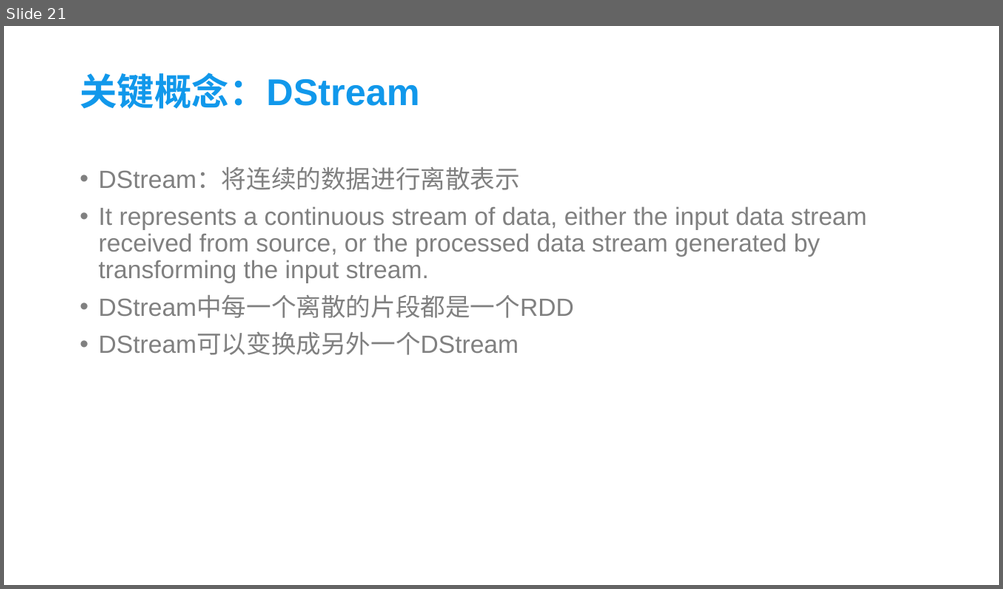
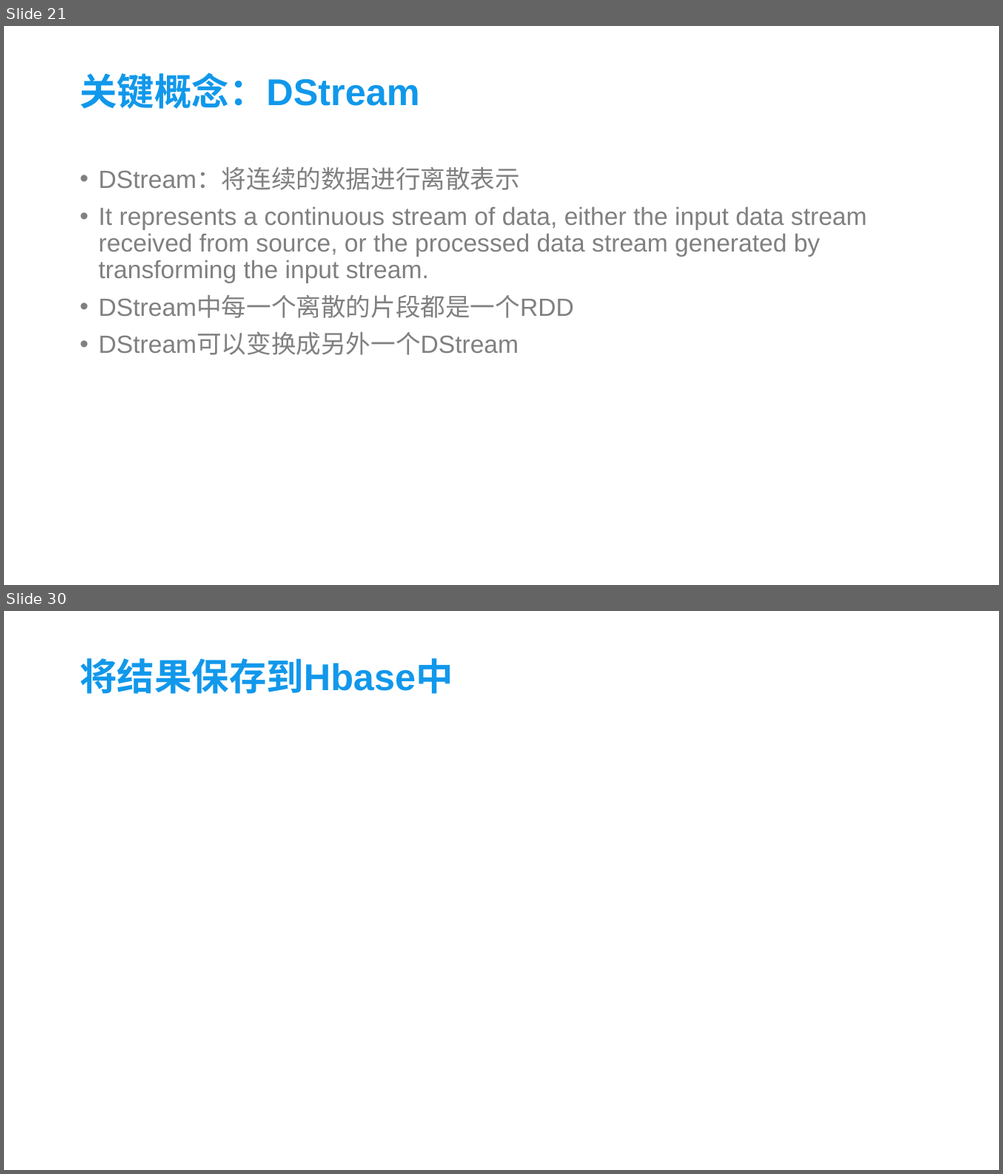
Before and after one commit to xrw560/knowledge-store, a slide deck: cusppt/spark.pptx. Shown one above the other, each under a label of ours: slide 21 before the commit, slides 21 and 30 after it; the slides between them are not shown. The pictures are 1003x589 and 1003x1174 pixels, drawn with LibreOffice and Linux fonts; fonts in the diff are those of the drawing; background and template pictures are left out. Boxes give left, top, right and bottom in pixels: in the first picture for what was removed or moved away, otherwise in the second. Text is boxed around its words. In the diff, an @@ line names an element or a change of style, - is before the commit and + after.

```diff
--- a/cusppt/spark.pptx
+++ b/cusppt/spark.pptx
@@ slide 30 added at box(4, 611, 999, 1170), background picture (left out) @@
@@ title added at box(79, 658, 452, 694), 36 pt, text #1198EB, bold @@
+将结果保存到Hbase中
```
Also in this commit, not shown: 1 slide changed, 7 other slides added, 2 other files.
